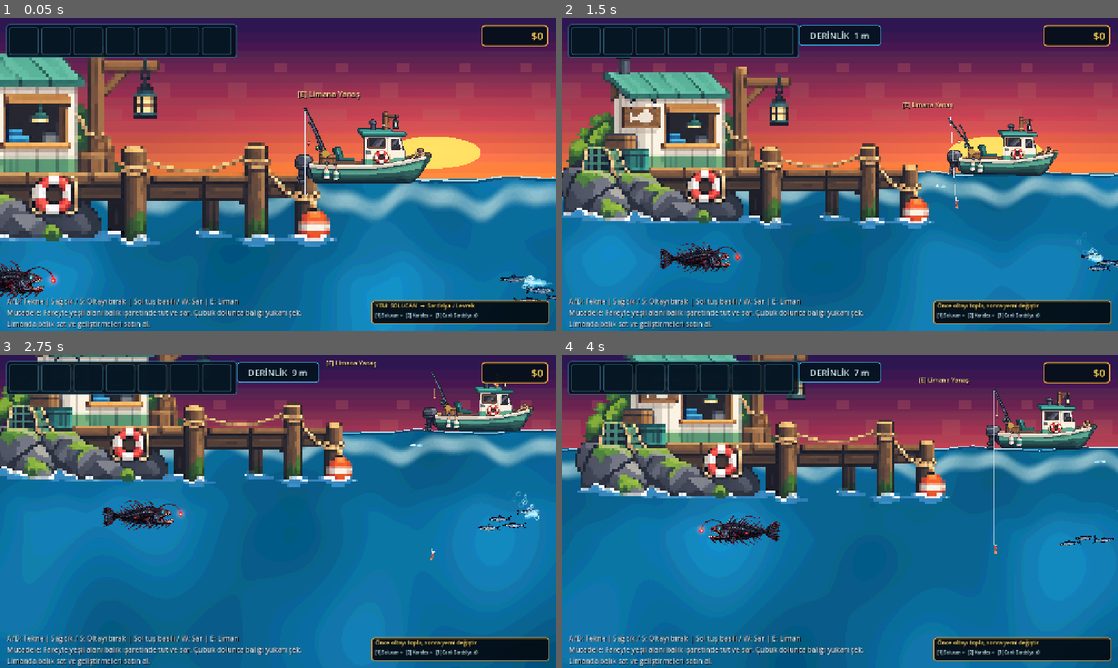
Above: before the commit, frames 1-4 (two rows, left to right).
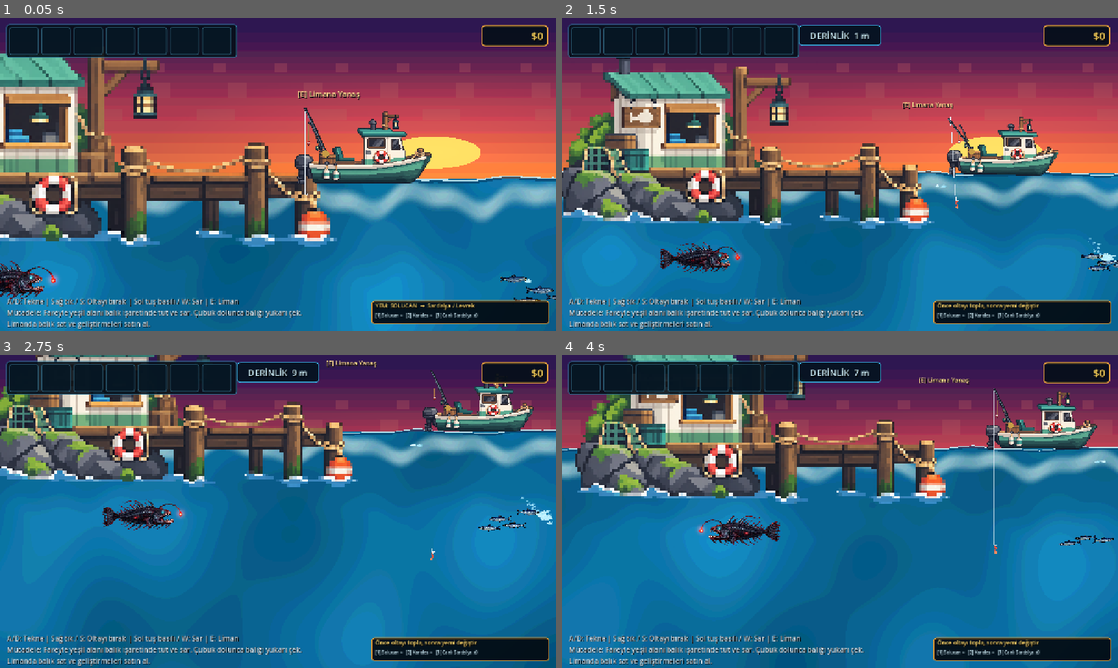
Above: after the commit, the same moments.

Repository: mirackayademir/TinyFisher
Game: Godot game, scene res://scenes/world.tscn
The game is run twice, just before and just after one commit, with the same random seed, the same clock (stepped at 60 frames per second) and the same inputs.
Inputs (mouse positions are in pixels of both pictures, inside the frame that each line leads up to):
- Up to frame 1 (0.05 s): no input
- Up to frame 2 (1.5 s): tap Enter at 0.5 s; move the mouse to (962, 158) at 0.52 s; hold D (move_right) 0.53-1.28 s; tap E (dock) at 0.6 s; click (962, 158) at 0.67 s; move the mouse to (728, 190) at 1.27 s; hold S from 1.28 s (still down); tap 1 at 1.35 s
- Up to frame 3 (2.75 s): move the mouse to (333, 442) at 2.02 s; release S at 2.03 s; hold D (move_right) from 2.03 s (still down); tap 2 at 2.1 s
- Up to frame 4 (4 s): move the mouse to (812, 574) at 2.77 s; release D (move_right) at 2.78 s; hold W 2.78-3.53 s; tap 3 at 2.85 s; click (812, 574) at 2.92 s; move the mouse to (1006, 558) at 3.52 s; hold A (move_left) from 3.53 s (still down); tap E (dock) at 3.6 s

The runs differ from the first frame. In frame 1, 0.1% of the frame differs, in the area x 93-100%, y 82-87%; in frame 2, 0.2%; in frame 3, 0.2%, in the area x 86-100%, y 43-57%; in frame 4, less than 0.1%.

Commit message:
Fix Leviathan wake with working CPU particle system

Diff:
--- a/scenes/abyssal_leviathan_runtime.gd
+++ b/scenes/abyssal_leviathan_runtime.gd
@@ -1,23 +1,19 @@
-extends Node2D
+extends Node
 
 # Leviathan test runtime.
 # 6. madde: kabarcik + su izi.
-# V4: Efektler child Polygon/Line node'lari yerine dogrudan CanvasItem _draw() ile cizilir.
-# Bu, onceki gorunmeme sorununda z-index/child transform ihtimalini tamamen devreden cikarir.
+# V5: Efektler, oyunda teknenin kopugunde zaten calisan CPUParticles2D sistemiyle uretilir.
+# Boss/yem/UI sistemlerine dokunulmaz.
 
 const FISH_TYPE: String = "Abyssal Leviathan"
 const FISH_VALUE: int = 1250
 const FISH_TEXTURE_PATH: String = "res://assets/leviathan.webp"
 const FISH_SCENE: PackedScene = preload("res://scenes/fish.tscn")
+const FOAM_TEXTURE: Texture2D = preload("res://assets/foam_particle.svg")
 
 const TEST_BOAT_OFFSET_X: float = 850.0
 const TEST_DEPTH_Y: float = 600.0
 const RETRY_SECONDS: float = 0.5
-
-const TRAIL_SAMPLE_SECONDS: float = 0.045
-const TRAIL_MAX_POINTS: int = 24
-const BUBBLE_INTERVAL: float = 0.10
-const TAIL_VISUAL_FACTOR: float = 0.38
 
 var _texture: Texture2D = null
 var _world: Node2D = null
@@ -27,24 +23,19 @@
 var _retry_timer: float = 0.0
 var _spawned: bool = false
 
-var _effect_time: float = 0.0
-var _trail_timer: float = 0.0
-var _bubble_timer: float = 0.0
-var _trail_points: Array[Vector2] = []
-var _bubbles: Array[Dictionary] = []
+var _wake_particles: CPUParticles2D = null
+var _bubble_particles: CPUParticles2D = null
 
 
 func _ready() -> void:
 	process_mode = Node.PROCESS_MODE_ALWAYS
-	z_index = 200
 	_try_load_texture()
 	_try_setup_and_spawn()
 
 
 func _process(delta: float) -> void:
 	if _spawned:
-		_update_direct_effects(delta)
-		queue_redraw()
+		_update_particle_effects()
 		return
 
 	_retry_timer -= delta
@@ -55,14 +46,6 @@
 	if _texture == null:
 		_try_load_texture()
 	_try_setup_and_spawn()
-
-
-func _draw() -> void:
-	if not _spawned or not is_instance_valid(_leviathan) or not is_instance_valid(_sprite):
-		return
-
-	_draw_wake()
-	_draw_bubbles()
 
 
 func _try_load_texture() -> void:
@@ -122,20 +105,11 @@
 
 	_leviathan = fish
 	_sprite = fish.get_node_or_null("FishSprite") as Sprite2D
+	_setup_particle_effects()
 	_spawned = true
 
-	_trail_points.clear()
-	var first_tail: Vector2 = _tail_draw_position()
-	for i in range(7):
-		_trail_points.append(first_tail + Vector2(float(i) * 5.0, 0.0))
-
-	# Ilk karede de gorunur kabarcik olsun.
-	for i in range(6):
-		_spawn_bubble(float(i) * 0.08)
-
-	queue_redraw()
 	print("LEVIATHAN TEST SPAWN OK: ", fish.global_position)
-	print("LEVIATHAN EFFECT 6 V4 ACTIVE: DIRECT CANVAS DRAW")
+	print("LEVIATHAN EFFECT 6 V5 ACTIVE: CPU PARTICLES")
 
 
 func _configure_visual(fish: Area2D) -> void:
@@ -168,120 +142,75 @@
 			rect.size = Vector2(560.0, 170.0)
 
 
-func _update_direct_effects(delta: float) -> void:
+func _setup_particle_effects() -> void:
+	if not is_instance_valid(_leviathan):
+		return
+
+	# Ana su/kopuk izi. Teknedeki calisan sistemle ayni temel yapi.
+	_wake_particles = CPUParticles2D.new()
+	_wake_particles.name = "LeviathanWakeParticles"
+	_wake_particles.z_index = -1
+	_wake_particles.emitting = true
+	_wake_particles.amount = 52
+	_wake_particles.lifetime = 0.95
+	_wake_particles.randomness = 0.58
+	_wake_particles.local_coords = false
+	_wake_particles.texture = FOAM_TEXTURE
+	_wake_particles.spread = 20.0
+	_wake_particles.gravity = Vector2(0.0, -3.0)
+	_wake_particles.initial_velocity_min = 30.0
+	_wake_particles.initial_velocity_max = 68.0
+	_wake_particles.scale_amount_min = 0.70
+	_wake_particles.scale_amount_max = 1.75
+	_wake_particles.color = Color(0.84, 0.97, 1.0, 0.90)
+	_leviathan.add_child(_wake_particles)
+
+	# Daha seyrek ve yukari cikan kabarcik/kopuk parcaciklari.
+	_bubble_particles = CPUParticles2D.new()
+	_bubble_particles.name = "LeviathanBubbleParticles"
+	_bubble_particles.z_index = -1
+	_bubble_particles.emitting = true
+	_bubble_particles.amount = 28
+	_bubble_particles.lifetime = 1.55
+	_bubble_particles.randomness = 0.72
+	_bubble_particles.local_coords = false
+	_bubble_particles.texture = FOAM_TEXTURE
+	_bubble_particles.spread = 28.0
+	_bubble_particles.gravity = Vector2(0.0, -14.0)
+	_bubble_particles.initial_velocity_min = 16.0
+	_bubble_particles.initial_velocity_max = 34.0
+	_bubble_particles.scale_amount_min = 0.32
+	_bubble_particles.scale_amount_max = 0.92
+	_bubble_particles.color = Color(0.72, 0.93, 1.0, 0.72)
+	_leviathan.add_child(_bubble_particles)
+
+	_update_particle_effects()
+
+
+func _update_particle_effects() -> void:
 	if not is_instance_valid(_leviathan) or not is_instance_valid(_sprite):
 		return
-
-	_effect_time += delta
-	_trail_timer -= delta
-	_bubble_timer -= delta
-
-	if _trail_timer <= 0.0:
-		_trail_timer = TRAIL_SAMPLE_SECONDS
-		var point: Vector2 = _tail_draw_position()
-		if not _trail_points.is_empty() and _trail_points[_trail_points.size() - 1].distance_to(point) > 350.0:
-			_trail_points.clear()
-		_trail_points.append(point)
-		while _trail_points.size() > TRAIL_MAX_POINTS:
-			_trail_points.remove_at(0)
-
-	if _bubble_timer <= 0.0:
-		var speed_value: float = absf(float(_leviathan.get("current_swim_velocity_x")))
-		var speed_ratio: float = clampf(speed_value / 30.0, 0.65, 1.55)
-		_bubble_timer = BUBBLE_INTERVAL / speed_ratio
-		_spawn_bubble(0.0)
-		if speed_ratio > 1.05 and randf() < 0.55:
-			_spawn_bubble(0.0)
-
-	_update_bubbles(delta)
-
-
-func _tail_draw_position() -> Vector2:
-	if not is_instance_valid(_leviathan) or not is_instance_valid(_sprite) or _sprite.texture == null:
-		return Vector2.ZERO
-
-	# Texture boyutundan kuyruk noktasini hesapliyoruz; sabit piksel tahmini kullanmiyoruz.
+	if not is_instance_valid(_wake_particles) or not is_instance_valid(_bubble_particles):
+		return
+	if _sprite.texture == null:
+		return
+
+	# Gorselin dogal halinde kafa solda, kuyruk sagda.
+	# flip_h oldugunda kuyruk sola gecer.
+	var tail_side: float = -1.0 if _sprite.flip_h else 1.0
 	var visual_width: float = float(_sprite.texture.get_width()) * absf(_sprite.scale.x)
-	var tail_offset_x: float = visual_width * TAIL_VISUAL_FACTOR
-	var side: float = -1.0 if _sprite.flip_h else 1.0
-	var world_tail: Vector2 = _leviathan.global_position + Vector2(
-		tail_offset_x * side,
-		8.0 + sin(_effect_time * 2.1) * 4.0
-	)
-	return to_local(world_tail)
-
-
-func _spawn_bubble(age_offset: float) -> void:
-	if not is_instance_valid(_leviathan) or not is_instance_valid(_sprite):
-		return
-
-	var tail_pos: Vector2 = _tail_draw_position()
-	var velocity_x: float = float(_leviathan.get("current_swim_velocity_x"))
-	var back_sign: float = -signf(velocity_x)
-	if is_zero_approx(back_sign):
-		back_sign = -1.0 if not _sprite.flip_h else 1.0
-
-	var life: float = randf_range(1.0, 1.55)
-	var bubble := {
-		"pos": tail_pos + Vector2(randf_range(-10.0, 10.0), randf_range(-16.0, 18.0)),
-		"vel": Vector2(back_sign * randf_range(18.0, 42.0), -randf_range(34.0, 64.0)),
-		"life": maxf(0.15, life - age_offset),
-		"max_life": life,
-		"radius": randf_range(3.5, 7.5)
-	}
-	_bubbles.append(bubble)
-
-
-func _update_bubbles(delta: float) -> void:
-	for i in range(_bubbles.size() - 1, -1, -1):
-		var bubble: Dictionary = _bubbles[i]
-		var pos: Vector2 = bubble["pos"]
-		var vel: Vector2 = bubble["vel"]
-		var life: float = float(bubble["life"])
-
-		pos += vel * delta
-		vel.x += sin(_effect_time * 4.0 + float(i)) * 5.0 * delta
-		life -= delta
-
-		if life <= 0.0:
-			_bubbles.remove_at(i)
-			continue
-
-		bubble["pos"] = pos
-		bubble["vel"] = vel
-		bubble["life"] = life
-		_bubbles[i] = bubble
-
-
-func _draw_wake() -> void:
-	if _trail_points.size() < 2:
-		return
-
-	var points := PackedVector2Array(_trail_points)
-
-	# Genis mavi su izi.
-	draw_polyline(points, Color(0.25, 0.82, 1.0, 0.42), 18.0, true)
-	# Ortadaki parlak kopuk cizgisi.
-	draw_polyline(points, Color(0.82, 0.97, 1.0, 0.86), 5.0, true)
-
-	# Eski noktalarda dagilan kopuk adaciklari.
-	for i in range(_trail_points.size()):
-		if i % 2 != 0:
-			continue
-		var age_ratio: float = float(i + 1) / float(_trail_points.size())
-		var radius: float = lerpf(3.0, 8.5, age_ratio)
-		var wobble := Vector2(0.0, sin(_effect_time * 5.0 + float(i)) * 4.0)
-		draw_circle(_trail_points[i] + wobble, radius, Color(0.72, 0.94, 1.0, 0.18 + age_ratio * 0.34))
-
-
-func _draw_bubbles() -> void:
-	for bubble in _bubbles:
-		var pos: Vector2 = bubble["pos"]
-		var life: float = float(bubble["life"])
-		var max_life: float = maxf(float(bubble["max_life"]), 0.001)
-		var radius: float = float(bubble["radius"])
-		var alpha: float = clampf(life / max_life, 0.0, 1.0)
-
-		# Dis halka + minik beyaz yansima.
-		draw_circle(pos, radius, Color(0.82, 0.97, 1.0, 0.88 * alpha), false, 2.2, true)
-		draw_circle(pos + Vector2(-radius * 0.30, -radius * 0.30), maxf(1.0, radius * 0.18), Color(1.0, 1.0, 1.0, 0.95 * alpha))
+	var tail_x: float = visual_width * 0.47 * tail_side
+	var tail_y: float = 8.0
+
+	_wake_particles.position = Vector2(tail_x, tail_y)
+	_bubble_particles.position = Vector2(tail_x, tail_y - 2.0)
+
+	# Parcalar kuyruktan geriye dogru akar.
+	_wake_particles.direction = Vector2(tail_side, 0.03)
+	_bubble_particles.direction = Vector2(tail_side * 0.28, -1.0).normalized()
+
+	# Balik hizlandikca kopuk biraz yogunlasir.
+	var speed_value: float = absf(float(_leviathan.get("current_swim_velocity_x")))
+	var speed_ratio: float = clampf(speed_value / 30.0, 0.55, 1.55)
+	_wake_particles.speed_scale = lerpf(0.80, 1.35, (speed_ratio - 0.55) / 1.0)
+	_bubble_particles.speed_scale = lerpf(0.78, 1.18, (speed_ratio - 0.55) / 1.0)
